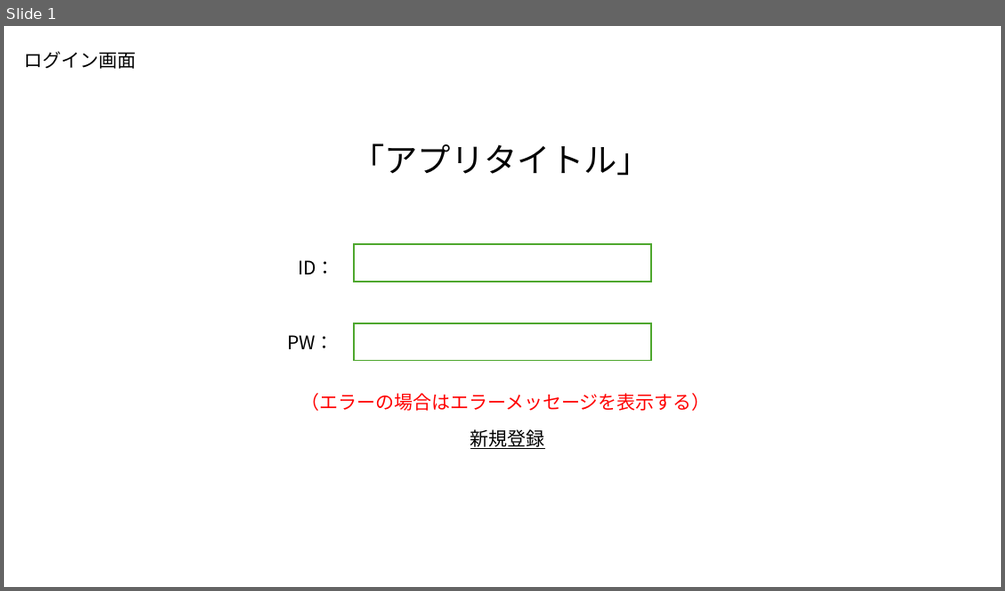
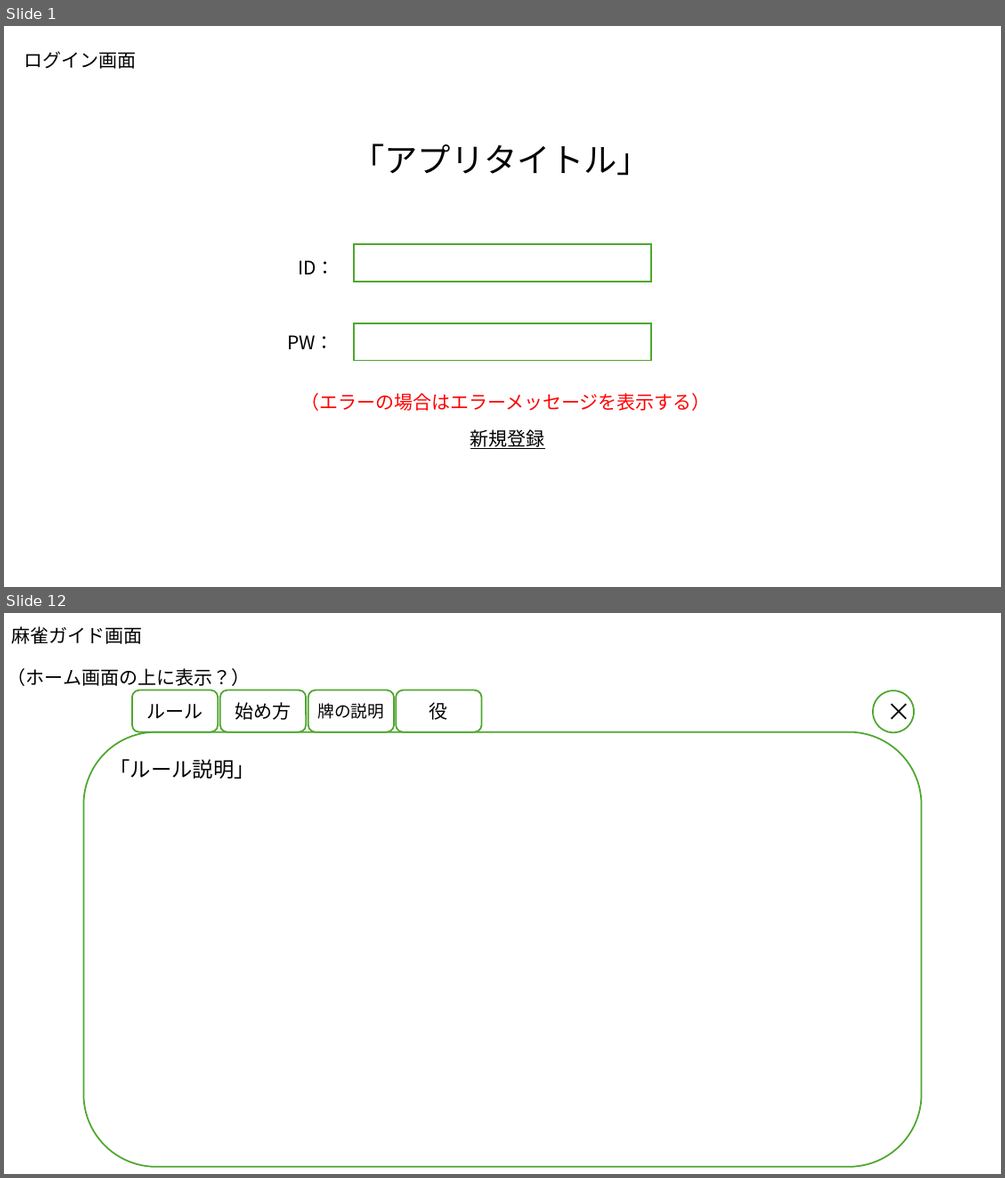
Before and after one commit to plusdojo2024/B5, a slide deck: doc/02_外部設計/外部設計_麻雀アプリ.pptx. Shown one above the other, each under a label of ours: slide 1 before the commit, slides 1 and 12 after it; the slides between them are not shown. The pictures are 1005x591 and 1005x1178 pixels, drawn with LibreOffice and Linux fonts; fonts in the diff are those of the drawing. Boxes give left, top, right and bottom in pixels: in the first picture for what was removed or moved away, otherwise in the second. Text is boxed around its words. In the diff, an @@ line names an element or a change of style, - is before the commit and + after.

```diff
--- a/doc/02_外部設計/外部設計_麻雀アプリ.pptx
+++ b/doc/02_外部設計/外部設計_麻雀アプリ.pptx
@@ slide 12 added at [4,613,1001,1174], background #FFFFFF @@
@@ text added at [11,626,142,644], 18 pt, text #000000 @@
+麻雀ガイド画面
@@ text added at [8,668,250,686], 18 pt, text #000000 @@
+（ホーム画面の上に表示？）
@@ rounded rectangle added at [132,690,218,732], outline #4EA72E 1.5 pt @@
@@ rounded rectangle added at [220,690,306,732], fill #FFFFFF, outline #4EA72E 1.5 pt, 18 pt, text #000000 @@
+始め方
@@ rounded rectangle added at [308,690,395,732], fill #FFFFFF, outline #4EA72E 1.5 pt, 16 pt, text #000000 @@
+牌の説明
@@ rounded rectangle added at [396,690,482,732], fill #FFFFFF, outline #4EA72E 1.5 pt, 18 pt, text #000000 @@
+役
@@ ellipse added at [873,690,914,732], fill #FFFFFF, outline #4EA72E 1.5 pt, 24 pt, text #000000 @@
+×
@@ text added at [146,704,202,719], 18 pt, text #000000 @@
+ルール
@@ rounded rectangle added at [83,732,921,1167], outline #4EA72E 1.5 pt @@
@@ text added at [109,759,255,779], 20 pt, text #000000 @@
+「ルール説明」
```
Also in this commit, not shown: 3 slides changed, 16 other slides added.
